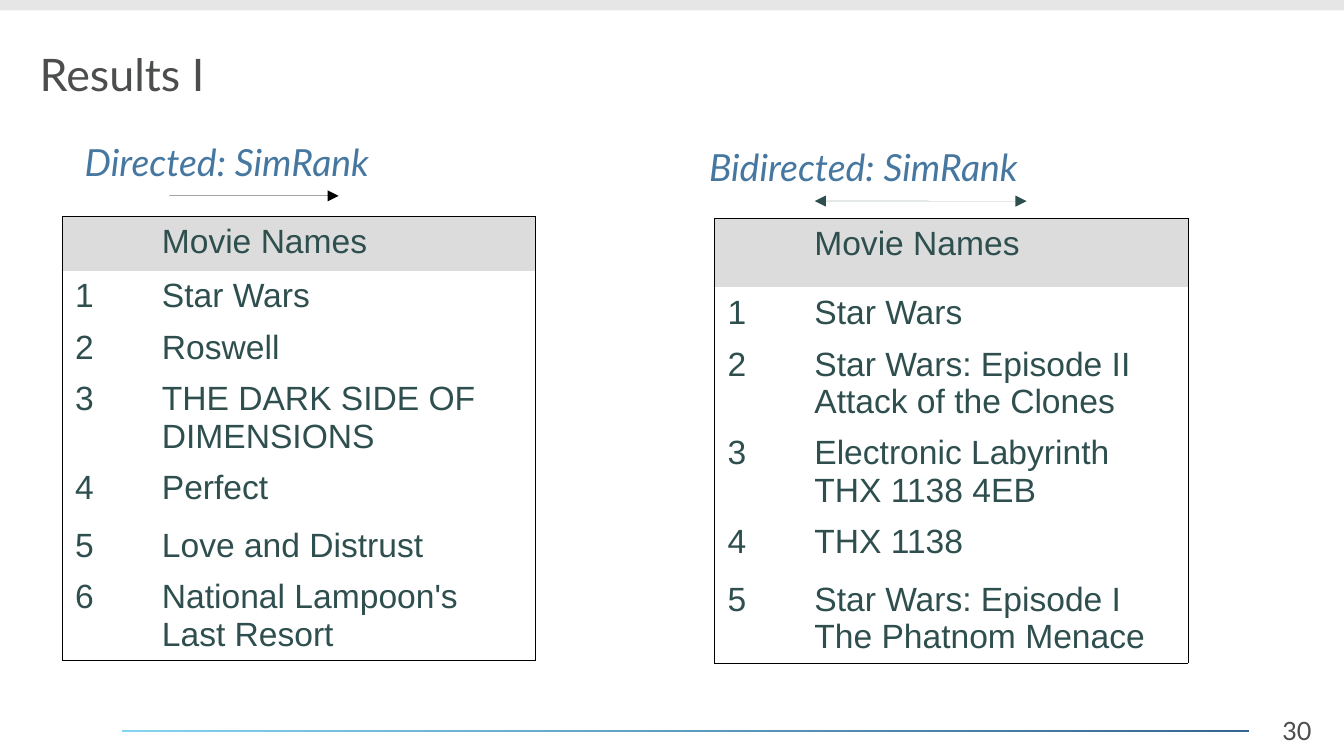
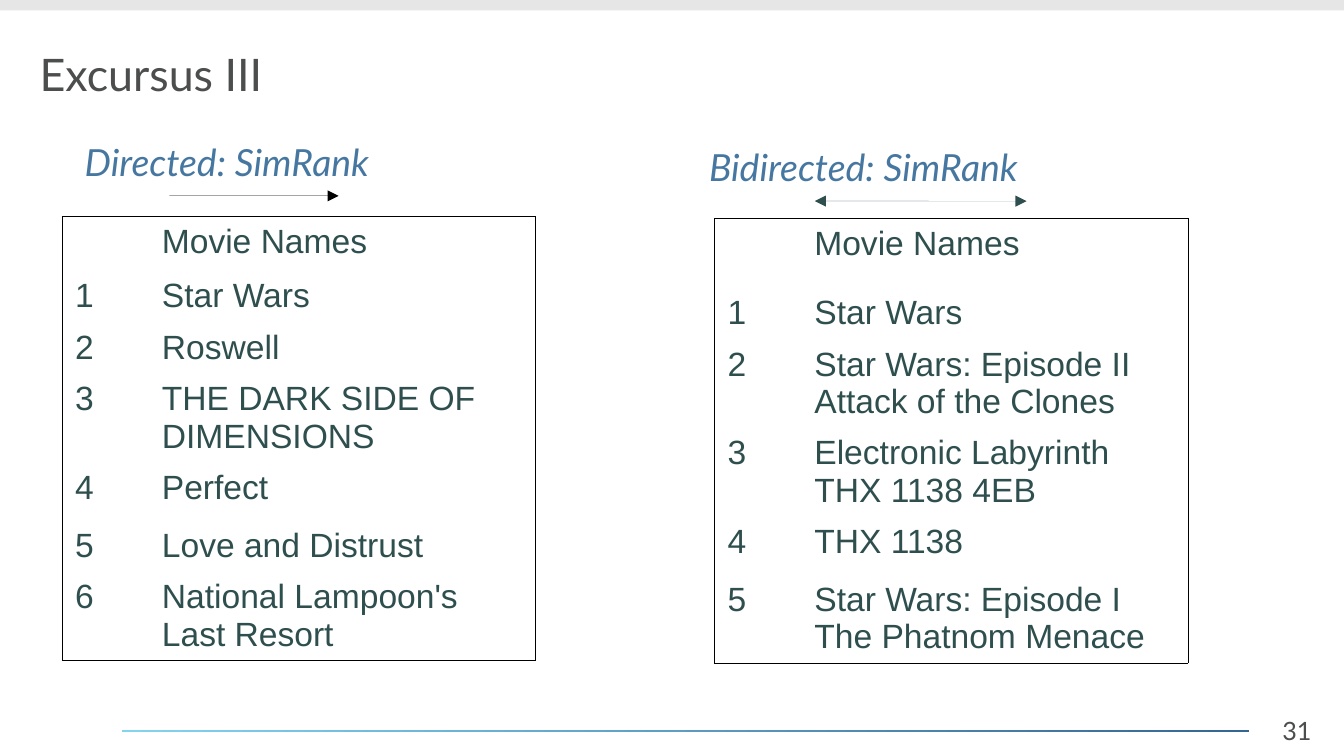
Before and after one commit to daelmo/DB2GraphGenerator, a slide deck: slide 31 of presentation/Analyse_eines_Forschungsthemas.odp (slide 30 before the commit). Drawn at 1344x756 pixels with LibreOffice and Linux fonts; fonts in the diff are those of the drawing; background and template pictures are left out. Boxes give left, top, right and bottom in pixels: in the first picture for what was removed or moved away, otherwise in the second. Text is boxed around its words. In the diff, an @@ line names an element or a change of style, - is before the commit and + after.

```diff
--- a/presentation/Analyse_eines_Forschungsthemas.odp
+++ b/presentation/Analyse_eines_Forschungsthemas.odp
@@ title at bbox=[40, 59, 263, 92]: text changed @@
-Results I
+Excursus III
@@ table at bbox=[62, 216, 536, 661] @@
@@ fill #DCDCDC to none in row 1 @@
@@ table at bbox=[715, 219, 1189, 664] @@
@@ fill #DCDCDC to none in row 1 @@
@@ page number at bbox=[1282, 721, 1311, 740]: text changed @@
-30
+31
```
Also in this commit, not shown: 27 other slides changed, 3 slides added, 1 slide removed, 1 other file.
